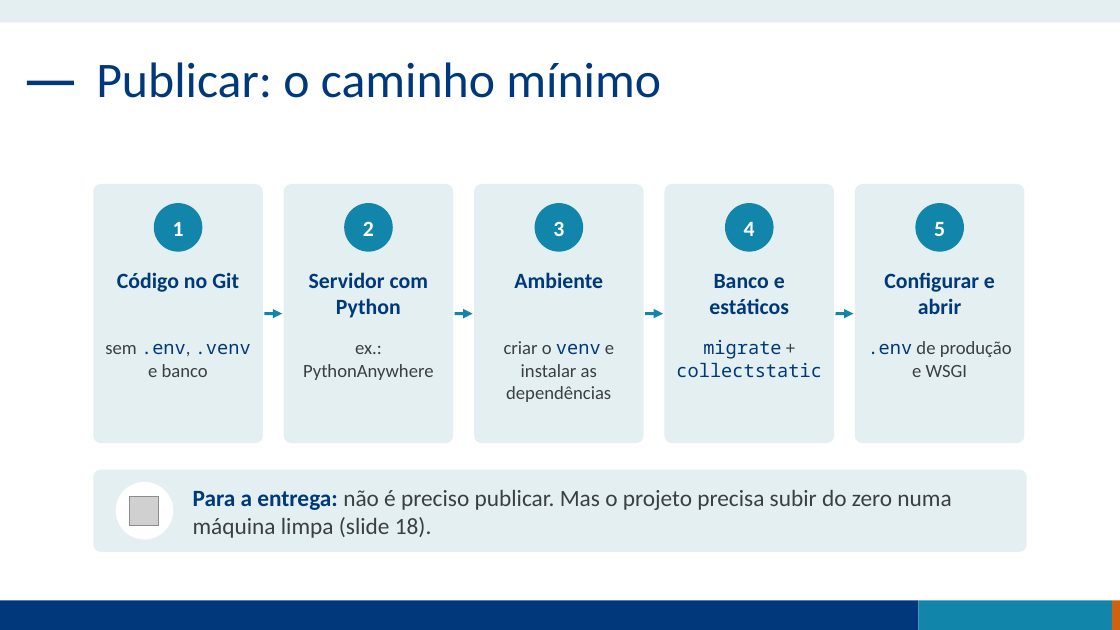
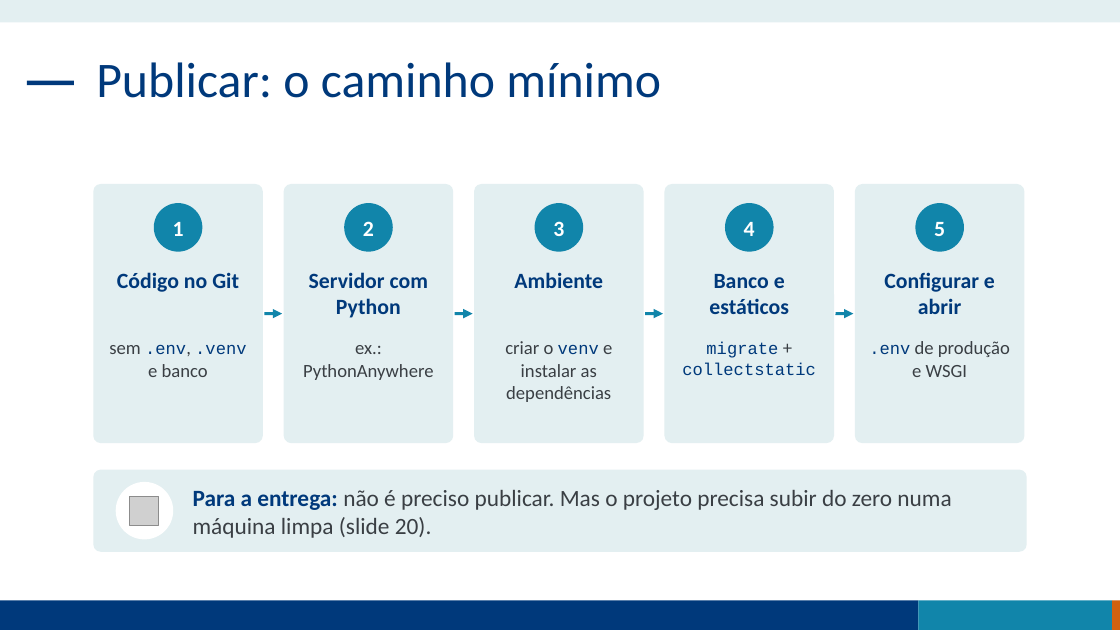
Before and after one commit to maxwalves/projetoPython, a slide deck: slide 12 of Aula3_RAD_de_ponta_a_ponta.pptx. Drawn at 1120x630 pixels with LibreOffice and Linux fonts; fonts in the diff are those of the drawing; grey boxes stand for pictures. Boxes give left, top, right and bottom in pixels: in the first picture for what was removed or moved away, otherwise in the second. Text is boxed around its words. In the diff, an @@ line names an element or a change of style, - is before the commit and + after.

```diff
--- a/Aula3_RAD_de_ponta_a_ponta.pptx
+++ b/Aula3_RAD_de_ponta_a_ponta.pptx
@@ text "sem .env, .venv e banco" at [109,344,246,377]: size 12 to 11 pt, font Noto Sans Mono to Courier New in ".env, .venv" @@
@@ text "criar o venv e instalar ..." at [505,341,612,402]: size 12 to 11 pt, font Noto Sans Mono to Courier New in "venv" @@
@@ text "migrate + collectstatic" at [682,341,816,375]: size 12 to 11 pt, font Noto Sans Mono to Courier New @@
@@ text ".env de produção e WSGI" at [869,341,1010,377]: size 12 to 11 pt, font Noto Sans Mono to Courier New in ".env" @@
@@ text at [193,490,951,538]: text changed @@
-Para a entrega: não é preciso publicar. Mas o projeto precisa subir do zero numa máquina limpa (slide 18).
+Para a entrega: não é preciso publicar. Mas o projeto precisa subir do zero numa máquina limpa (slide 20).
```
Also in this commit, not shown: 16 other slides changed, 2 slides added, 3 other files.
